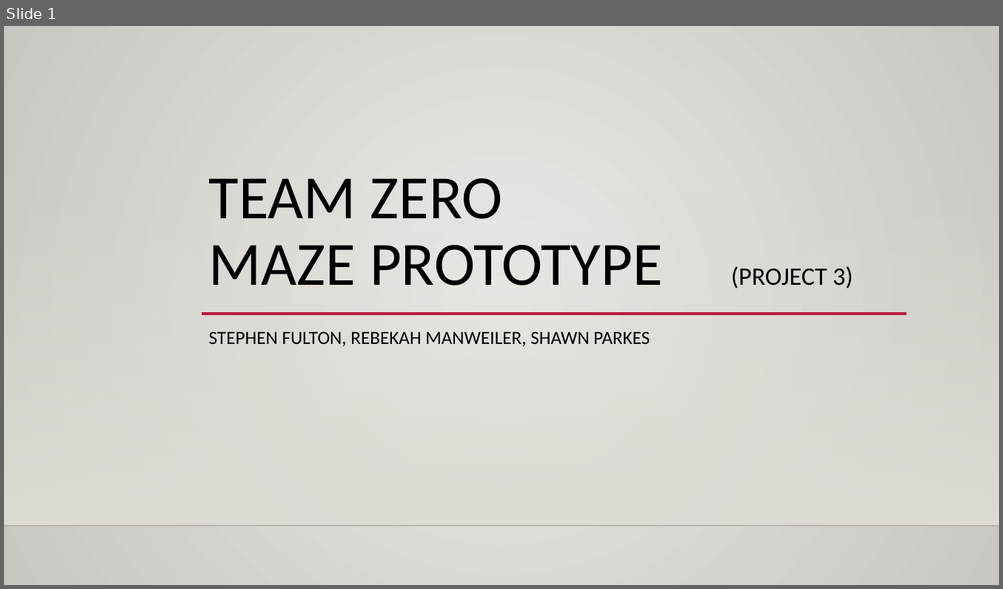
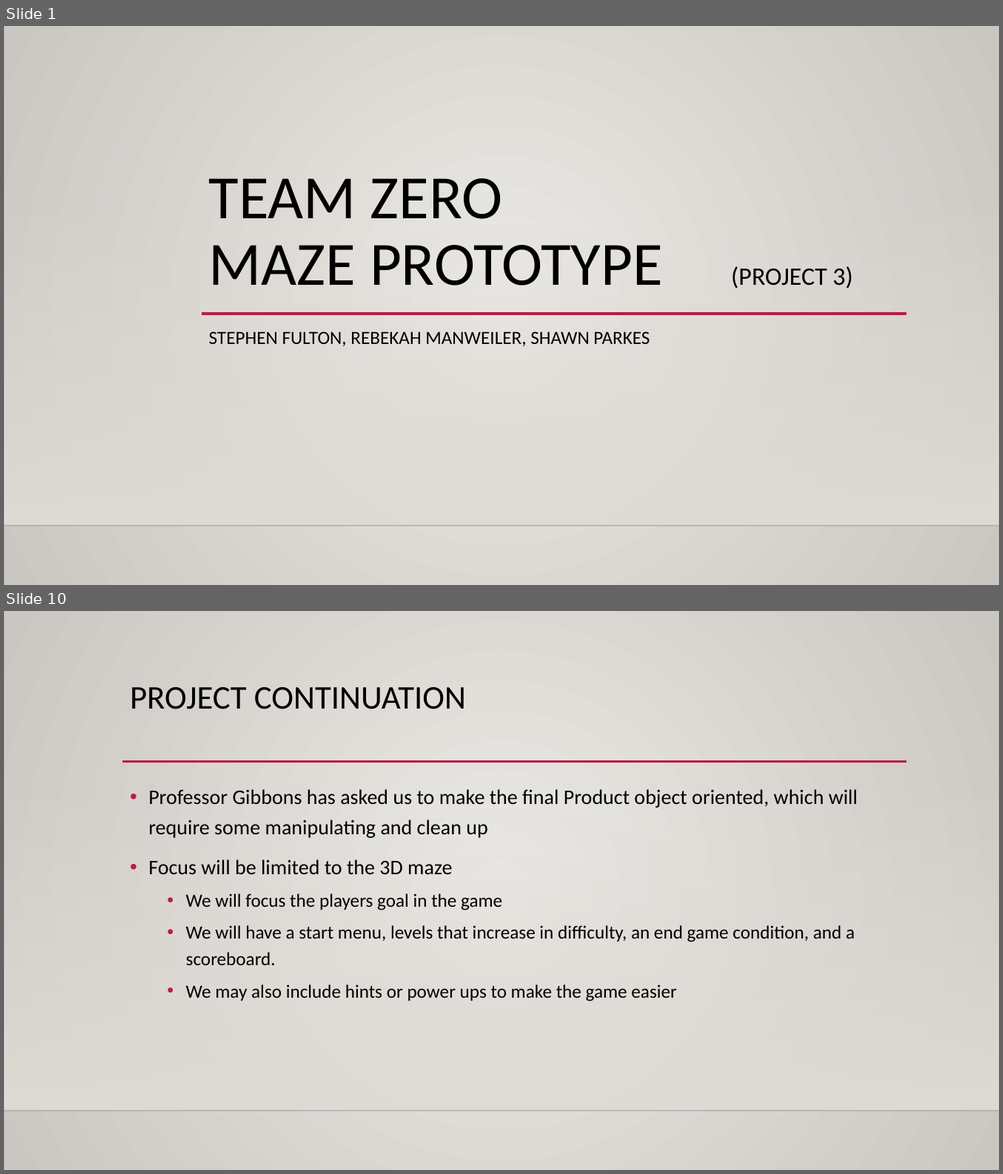
Before and after one commit to RebekahManweiler/MazeWalkThrough, a slide deck: MazePrototypePresentation.pptx. Shown one above the other, each under a label of ours: slide 1 before the commit, slides 1 and 10 after it; the slides between them are not shown. The pictures are 1003x589 and 1003x1174 pixels, drawn with LibreOffice and Linux fonts; fonts in the diff are those of the drawing; background and template pictures are left out. Boxes give left, top, right and bottom in pixels: in the first picture for what was removed or moved away, otherwise in the second. Text is boxed around its words. In the diff, an @@ line names an element or a change of style, - is before the commit and + after.

```diff
--- a/MazePrototypePresentation.pptx
+++ b/MazePrototypePresentation.pptx
@@ slide 10 added at (4,611,999,1170), background gradient #ECEAE7 to #CAC7C1; not listed: 2 template elements that a slide beside it also shows @@
@@ title added at (130,687,466,709), 32 pt, text #000000 @@
+PROJECT CONTINUATION
@@ line added from (122, 762) to (907, 762), #B71E42 2.5 pt @@
@@ text added at (148,789,857,1002), 18 pt, text #000000 @@
+• Professor Gibbons has asked us to make the final Product object oriented, which will require some manipulating and clean up
+• Focus will be limited to the 3D maze
+  • We will focus the players goal in the game
+  • We will have a start menu, levels that increase in difficulty, an end game condition, and a scoreboard.
+  • We may also include hints or power ups to make the game easier
```
Also in this commit, not shown: 9 other slides added.
